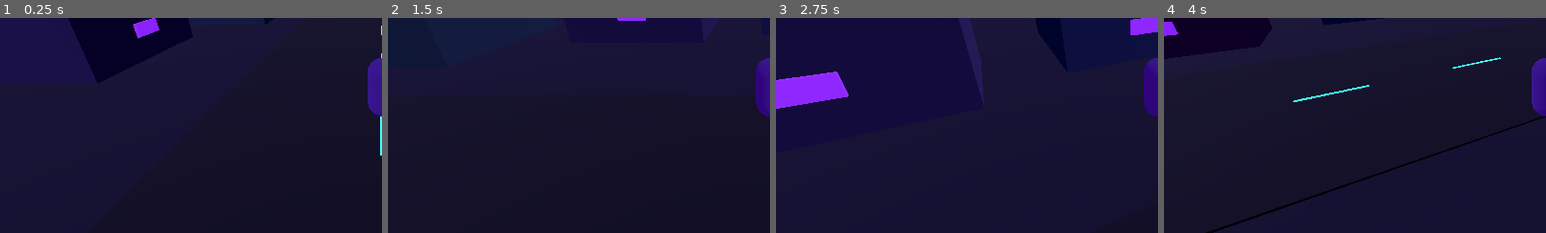
Above: before the commit, frames 1-4 (left to right).
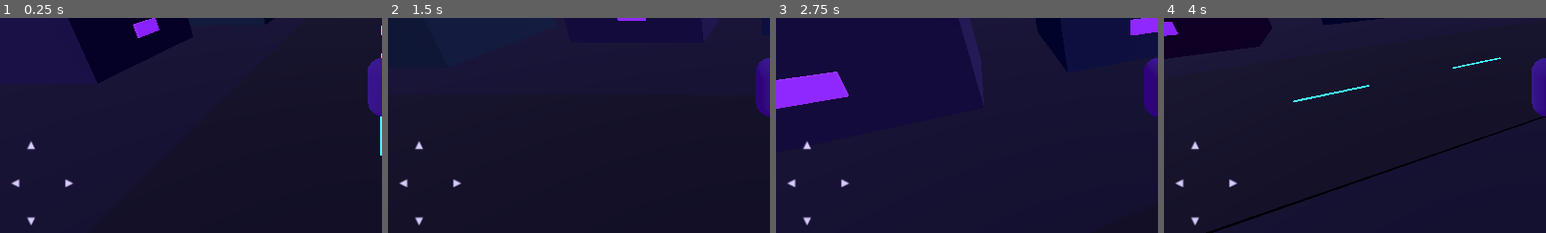
Above: after the commit, the same moments.

Repository: ajan-core/NEXUS-ZERO
Game: Godot game, scene res://main.tscn
The game is run twice, just before and just after one commit, with the same random seed, the same clock (stepped at 60 frames per second) and the same inputs.
Inputs (mouse positions are % of the whole screen's width and height, from its top left):
- Up to frame 1 (0.25 s): no input
- Up to frame 2 (1.5 s): tap Enter at 0.5 s; move the mouse to (72, 45) at 0.52 s; hold D (move_right) 0.53-1.25 s; tap F (attack) at 0.6 s; click (72, 45) at 0.67 s; tap Space (jump) at 0.77 s; drag from (30, 55) to (45, 70) at 1.27 s
- Up to frame 3 (2.75 s): move the mouse to (60, 28) at 2.02 s; hold D (move_right) from 2.03 s (still down); tap F (attack) at 2.1 s
- Up to frame 4 (4 s): release D (move_right) at 2.75 s; drag from (45, 70) to (20, 35) at 2.77 s; tap Space (jump) at 3.5, 3.77 s; move the mouse to (80, 65) at 3.52 s; hold A (move_left) from 3.53 s (still down); tap F (attack) at 3.6 s
The pictures show only the part of the screen within x 0-50%, y 34-84%; the shares and areas given below are measured in that part.

The runs differ from the first frame. In frame 1, 0.2% of the frame differs, in the area x 3-20%, y 57-97%; in frame 2, 0.2%; in frame 3, 0.2%; in frame 4, 0.2%.

Commit message:
Fix mobile touch controls positioning

Diff:
--- a/SHADOW_CITY/godot/main.gd
+++ b/SHADOW_CITY/godot/main.gd
@@ -196,7 +196,11 @@
 func _add_touch_button(root: Control, caption: String, offset: Vector2, action: String) -> void:
     var button := TouchScreenButton.new()
     button.name = "Touch_" + action
-    button.position = Vector2(105, 0) + offset if offset.x >= 0 else Vector2(get_viewport().get_visible_rect().size.x + offset.x, get_viewport().get_visible_rect().size.y + offset.y)
+    var screen_size := get_viewport().get_visible_rect().size
+    if offset.x >= 0:
+        button.position = Vector2(24.0 + offset.x, screen_size.y - 190.0 + (offset.y + 152.0))
+    else:
+        button.position = Vector2(screen_size.x + offset.x, screen_size.y + offset.y)
     # TouchScreenButton uses an input action and is lightweight on Android.
     button.action = action
     var circle := CircleShape2D.new()
